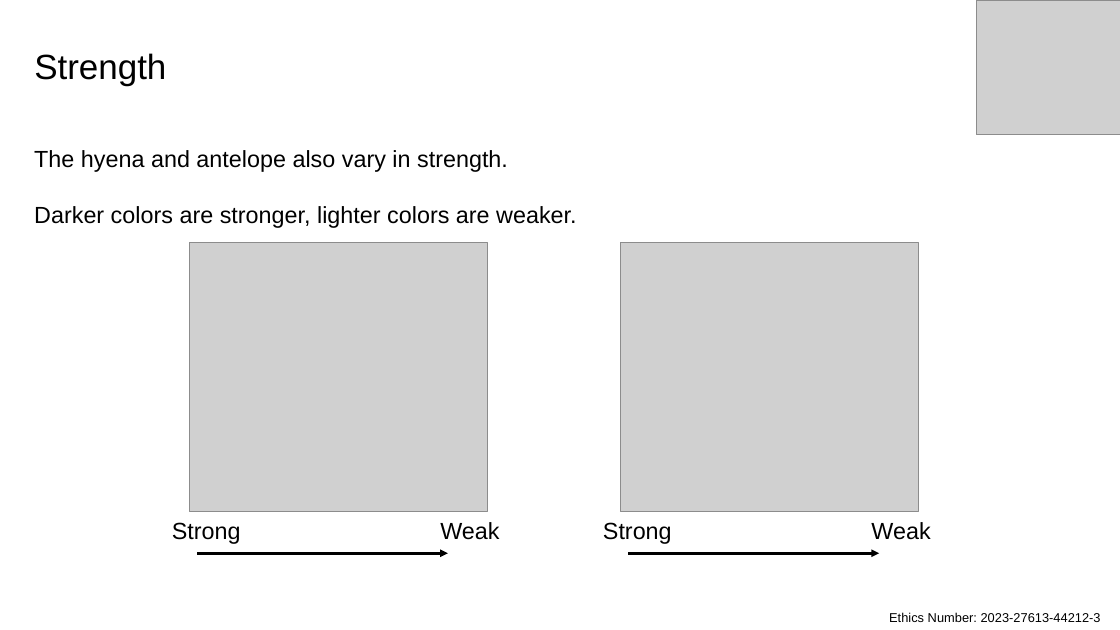
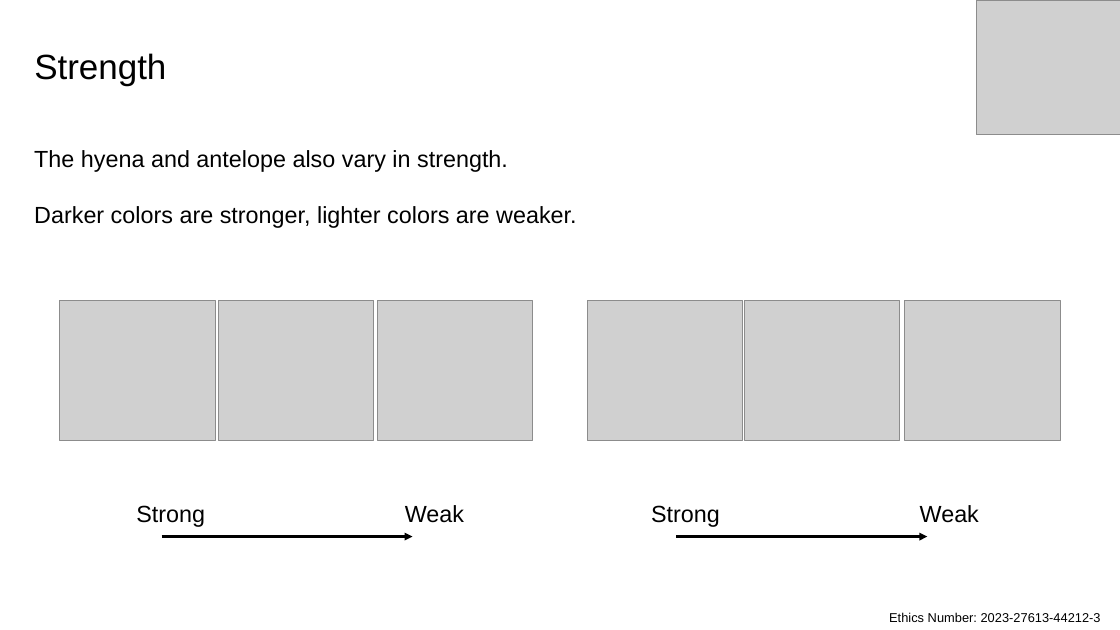
Before and after one commit to ANDLabUniMelb/Task_Prep, a slide deck: slide 19 of NewTasks/Before Scan 1. Briefing.pptx. Drawn at 1120x630 pixels with LibreOffice and Linux fonts; fonts in the diff are those of the drawing; grey boxes stand for pictures. Boxes give left, top, right and bottom in pixels: in the first picture for what was removed or moved away, otherwise in the second. Text is boxed around its words. In the diff, an @@ line names an element or a change of style, - is before the commit and + after.

```diff
--- a/NewTasks/Before Scan 1. Briefing.pptx
+++ b/NewTasks/Before Scan 1. Briefing.pptx
@@ picture removed at (189, 243, 487, 512) @@
@@ picture removed at (620, 243, 918, 512) @@
@@ picture added at (60, 301, 215, 441) @@
@@ picture added at (218, 301, 374, 441) @@
@@ picture added at (377, 301, 533, 441) @@
@@ picture added at (587, 301, 743, 441) @@
@@ picture added at (744, 301, 900, 441) @@
@@ picture added at (905, 301, 1060, 441) @@
@@ 2 texts, 1 arrow: place and size @@
-2 texts, 1 arrow at (172, 522, 499, 554)
+2 texts, 1 arrow at (136, 505, 464, 537)
@@ 2 texts, 1 arrow: place and size @@
-2 texts, 1 arrow at (603, 522, 930, 554)
+2 texts, 1 arrow at (651, 505, 979, 537)
```
Also in this commit, not shown: 3 other slides changed, 22 other files.
